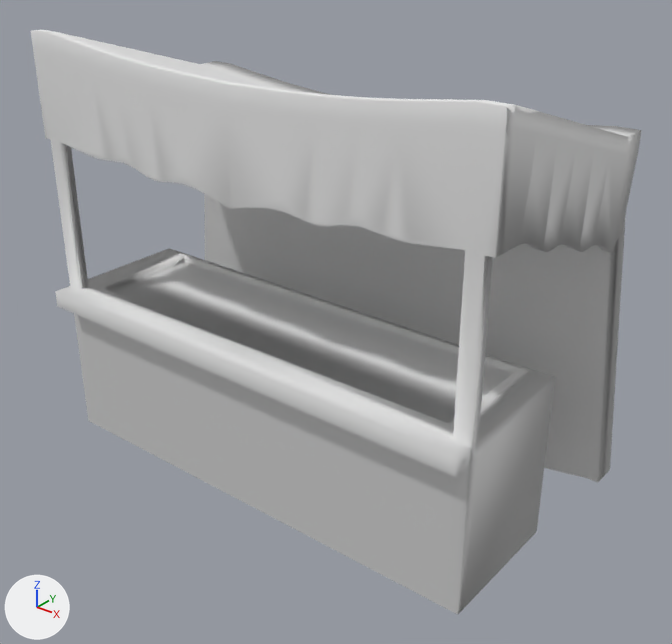
The Blender file UnityProject/Assets/Models/Before/Props/Japan/FoodStall.blend as it was, and as the next commit left it.
Both versions are drawn from a 50 mm lens placed at (6.45, -6.58, 6.73), pointed at (0.36, 1.04, 2.01). Lighting does not change. The marker at lower left points along +X, +Y and +Z.

Script lines for the objects in view, before the commit:
```python
me_cube = bpy.data.meshes.new('Cube')
me_cube.from_pydata(...)  # 536 vertices, 532 faces; spans x -1.1..1.1, y -1.99..11.46, z 0.0..5.1
me_cube.polygons.foreach_set('use_smooth', [True] * 532)
me_cube.materials.append(mat_material)  # white #e7e7e7
ob_cube = bpy.data.objects.new('Cube', me_cube)
ob_cube.location = (0.0, 0.0, 0.0)
ob_cube.scale = (2.94, 0.229, 1.0)
```
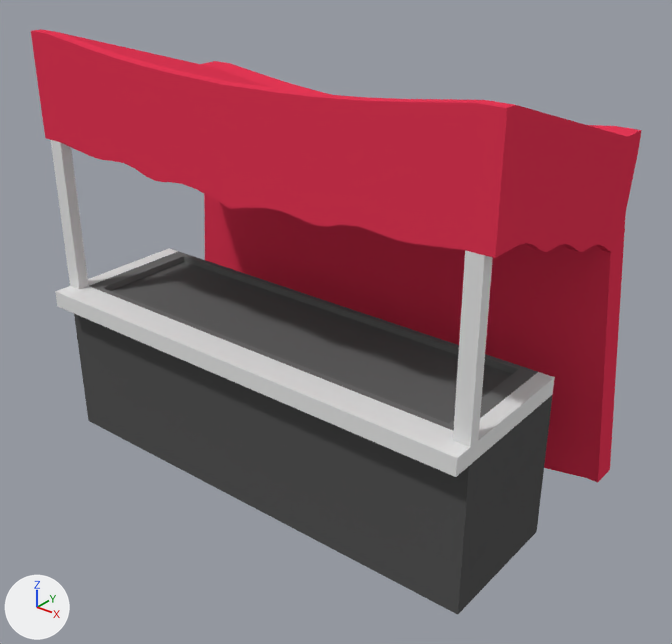
The edits, one by one:
Material 'Black' (mat_black) is new.
Its base color is (0.134, 0.134, 0.134) (dark grey #666666).
Material 'Other_Mat_Material' (mat_other_mat_material) is new.
Its base color is (0.0929, 0.0929, 0.0929) (dark grey #565656).
Material 'Mat_Material' (mat_mat_material) is new.
Its base color is (0.8, 0.0403, 0.0936) (red #e73956).
Material 'Silver' (mat_silver) is new.
Its base color is (0.166, 0.166, 0.166) (grey #717171).
me_cube has 536 vertices, 532 faces and spans x -1.1..1.1, y -1.99..11.46, z 0.0..5.1.
me_cube is used by ob_cube; location (0.0, 0.0, 0.0); scale (2.94, 0.229, 1.0).
me_cube part 1: all faces are now shaded flat (532 of 532 changed).
me_cube part 2: all 2 faces centred in x -0.44..0.44, y 2.95, z 1.92 switch from mat_material (white #e7e7e7) to mat_black (dark grey #666666).
me_cube part 3: all 12 faces centred in x -0.9..0.9, y -0.22..6.12, z 1.96..2.0 switch from mat_material (white #e7e7e7) to mat_silver (grey #717171).
me_cube part 4: 320 of the faces centred in x -1.08..1.08, y -1.0..11.46, z 0.13..5.1 switch from mat_material (white #e7e7e7) to mat_mat_material (red #e73956).
me_cube part 5: all 14 faces centred in x -1.0..1.0, y -1.0..6.29, z 0.9 switch from mat_material (white #e7e7e7) to mat_other_mat_material (dark grey #565656).

Boxes [x1, y1, x2, y2] around the edits, measured in the pictures (672 x 644 px):
'Cube', shading changed, recoloured: [31, 29, 642, 615] in both
part 1 of me_cube, shading changed: [51, 140, 555, 477] in both
part 2 of me_cube, recoloured: [112, 262, 512, 423] in both
part 3 of me_cube, recoloured: [90, 251, 538, 431] in both
part 4 of me_cube, recoloured (grey to red): [31, 29, 642, 482] in both
part 5 of me_cube, recoloured: [74, 314, 553, 615] in both
